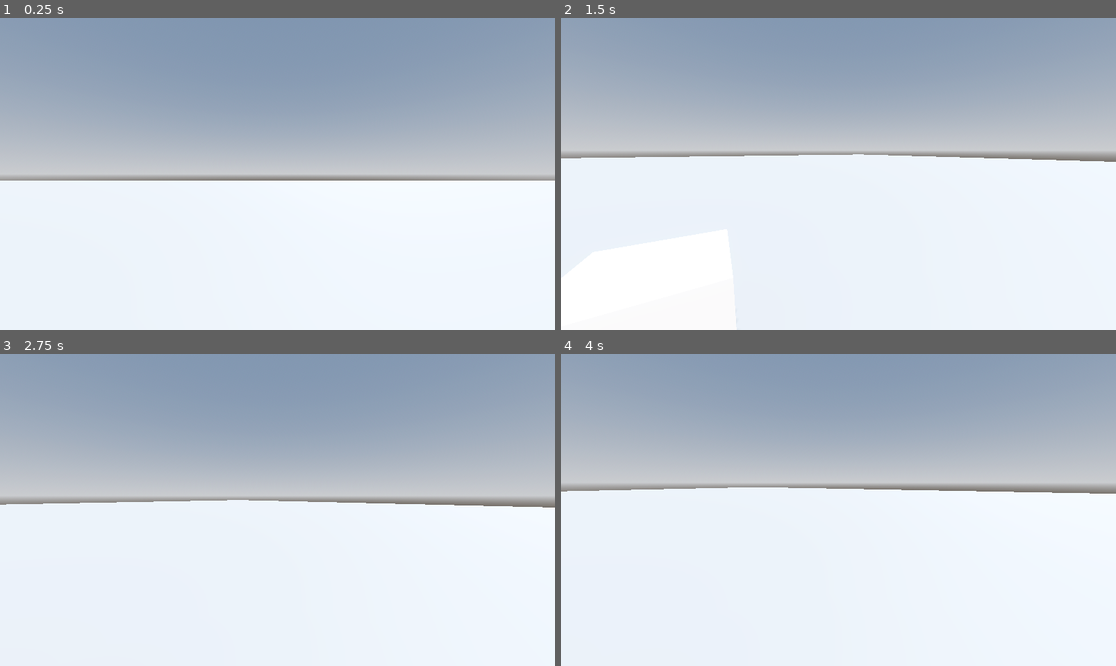
Above: before the commit, frames 1-4 (two rows, left to right).
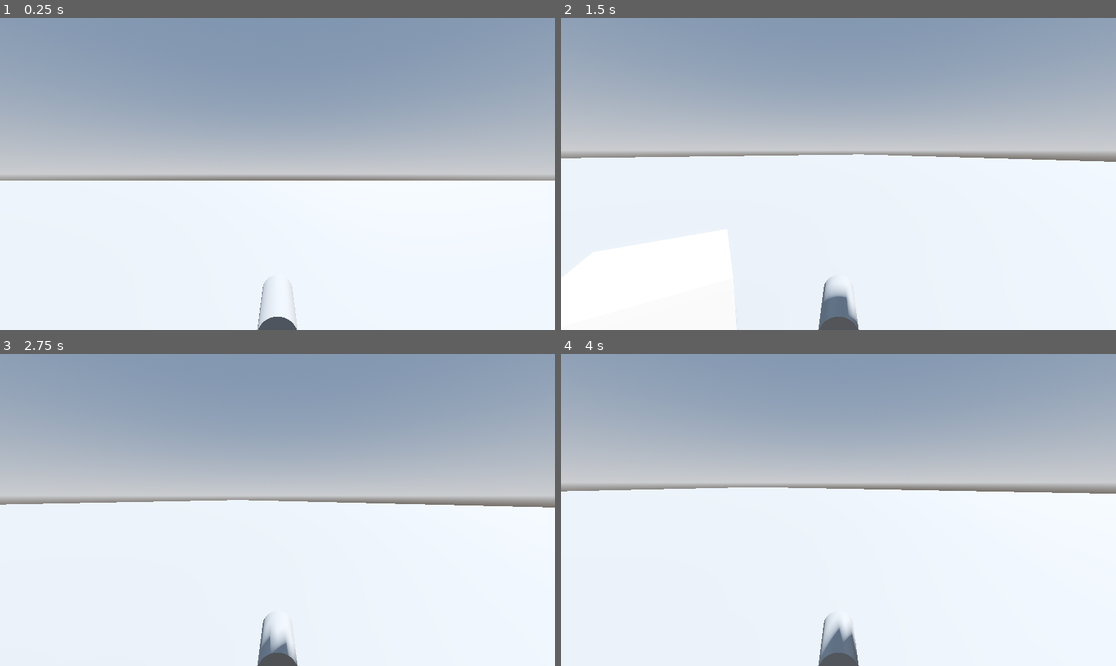
Above: after the commit, the same moments.

Repository: Vantablack3301/Tree-Quake
Game: Godot game, scene res://World.tscn
The game is run twice, just before and just after one commit, with the same random seed, the same clock (stepped at 60 frames per second) and the same inputs.
Inputs (mouse positions are in pixels of both pictures, inside the frame that each line leads up to):
- Up to frame 1 (0.25 s): no input
- Up to frame 2 (1.5 s): tap Enter at 0.5 s; move the mouse to (960, 158) at 0.52 s; hold D (Move_Right) 0.53-1.28 s; click (960, 158) at 0.6 s; tap Space (Jump) at 0.77, 1.25 s; move the mouse to (810, 174) at 1.27 s; hold W (Move_Forward) from 1.28 s (still down); click (810, 174) at 1.35 s
- Up to frame 3 (2.75 s): keep holding W (Move_Forward); tap Space (Jump) at 1.52 s; move the mouse to (288, 503) at 2.02 s; click (288, 503) at 2.1 s
- Up to frame 4 (4 s): keep holding W (Move_Forward); move the mouse to (832, 516) at 2.77 s; click (832, 516) at 2.85 s; tap Space (Jump) at 3.02, 3.77 s; move the mouse to (877, 513) at 3.52 s; click (877, 513) at 3.6 s

The runs differ from the first frame. In frame 1, 0.4% of the frame differs, in the area x 46-54%, y 83-100%; in frame 2, 0.8%; in frame 3, 0.7%; in frame 4, 0.8%.

Commit message:
started gun shit
ill finish tomorrow

Diff:
--- a/Character/Player.tscn
+++ b/Character/Player.tscn
@@ -1,6 +1,7 @@
 [gd_scene format=3 uid="uid://h6n4mb84bomo"]
 
 [ext_resource type="Script" uid="uid://b4av8t5kexyeq" path="res://Scripts/player.gd" id="1_lgt04"]
+[ext_resource type="PackedScene" uid="uid://etve4iaqidcq" path="res://Objects/Gun.tscn" id="2_schp4"]
 
 [sub_resource type="ConvexPolygonShape3D" id="ConvexPolygonShape3D_schp4"]
 points = PackedVector3Array(-0.12520654, -0.532801, -0.4805069, 0.022783129, 0.4760704, 0.49888408, 0.16971254, 0.55914 …(1084 unchanged characters)…
@@ -20,3 +21,6 @@
 transform = Transform3D(1, 0, 0, 0, 1, 0, 0, 0, 1, 0, 0.6415322, 0)
 
 [node name="Camera3D" type="Camera3D" parent="Head" unique_id=1300215808]
+
+[node name="Gun" parent="Head/Camera3D" unique_id=1939645043 instance=ExtResource("2_schp4")]
+transform = Transform3D(3.934025e-09, 0, -0.09, 0, -0.09, 0, 0.09, 0, 3.934025e-09, 0, -0.3500501, -0.5248073)
--- /dev/null
+++ b/Objects/Bulllet.tscn
@@ -0,0 +1,12 @@
+[gd_scene format=3 uid="uid://bugqld1fqu834"]
+
+[ext_resource type="Script" uid="uid://i71a4j7k6ltq" path="res://Scripts/bulllet.gd" id="1_3uu30"]
+
+[node name="Bulllet" type="RigidBody3D" unique_id=1301072879]
+script = ExtResource("1_3uu30")
+
+[node name="CollisionShape3D" type="CollisionShape3D" parent="." unique_id=1181934552]
+
+[node name="CSGSphere3D" type="CSGSphere3D" parent="CollisionShape3D" unique_id=1882648093]
+
+[connection signal="body_entered" from="." to="." method="_on_body_entered"]
--- /dev/null
+++ b/Objects/Gun.tscn
@@ -0,0 +1,15 @@
+[gd_scene format=3 uid="uid://etve4iaqidcq"]
+
+[ext_resource type="Script" uid="uid://dk33oh4ftdyo" path="res://Scripts/gun.gd" id="1_b3a8w"]
+
+[sub_resource type="CylinderMesh" id="CylinderMesh_yvn34"]
+
+[node name="Gun" type="Node3D" unique_id=1939645043]
+script = ExtResource("1_b3a8w")
+
+[node name="MeshInstance3D" type="MeshInstance3D" parent="." unique_id=227014687]
+transform = Transform3D(-4.371139e-08, 1, 0, -1, -4.371139e-08, 0, 0, 0, 1, 0, 0, 0)
+mesh = SubResource("CylinderMesh_yvn34")
+
+[node name="Muzzle" type="Node3D" parent="MeshInstance3D" unique_id=2029609397]
+transform = Transform3D(1, 0, 0, 0, 1, 0, 0, 0, 1, -5.061986e-08, 1.1580474, 0)
--- /dev/null
+++ b/Scripts/bulllet.gd
@@ -0,0 +1,20 @@
+extends RigidBody3D
+
+class_name Bullet
+
+var wasShot = false
+var Speed = 5
+# Called every frame. 'delta' is the elapsed time since the previous frame.
+func _process(delta: float) -> void:
+	if (wasShot):
+		var velocity = (transform.basis.x * Speed)
+		set_axis_velocity(velocity)
+
+
+func _on_body_entered(body: Node) -> void:
+	if body.has_method("Damage()"):
+		body.Damage()
+	else:
+		print("object has no damage function, pretend we killed it")
+
+	body.queue_free()
--- /dev/null
+++ b/Scripts/gun.gd
@@ -0,0 +1,12 @@
+extends Node3D
+
+@onready var Muzzle = $Muzzle
+@export var BulletProjectile = preload("res://Objects/Bulllet.tscn")
+
+@export var Speed: float = 5.0
+# Called when the node enters the scene tree for the first time.
+
+func Shoot():
+	var Bullet = BulletProjectile.instantiate()
+	Bullet.Speed = Speed
+	Bullet.wasShot = true
--- a/Scripts/player.gd
+++ b/Scripts/player.gd
@@ -13,8 +13,10 @@
 var mouse_captured : bool
 @onready var head: Node3D = $Head
 @onready var camera: Node3D = $Head/Camera3D
+@onready var gun: Node3D = $Head/Camera3D/Gun
 
 var look_speed = .002
+
 
 
 func _physics_process(delta: float) -> void:
@@ -64,6 +66,9 @@
 	if mouse_captured and event is InputEventMouseMotion:
 		rotate_look(event.relative)
 
+	if Input.is_action_just_pressed("Shoot"):
+		gun.Shoot()
+
 func rotate_look(rot_input : Vector2):
 	look_rotation.x -= rot_input.y * look_speed
 	look_rotation.x = clamp(look_rotation.x, deg_to_rad(-85), deg_to_rad(85))
--- a/project.godot
+++ b/project.godot
@@ -47,6 +47,11 @@
 "events": [Object(InputEventKey,"resource_local_to_scene":false,"resource_name":"","device":-1,"window_id":0,"alt_press …(191 unchanged characters)…
 ]
 }
+Shoot={
+"deadzone": 0.2,
+"events": [Object(InputEventMouseButton,"resource_local_to_scene":false,"resource_name":"","device":-1,"window_id":0,"alt_pressed":false,"shift_pressed":false,"ctrl_pressed":false,"meta_pressed":false,"button_mask":1,"position":Vector2(151, 16),"global_position":Vector2(163, 76),"factor":1.0,"button_index":1,"canceled":false,"pressed":true,"double_click":false,"script":null)
+]
+}
 
 [physics]
 
Not shown, added: Scripts/bulllet.gd.uid
Not shown, added: Scripts/gun.gd.uid
